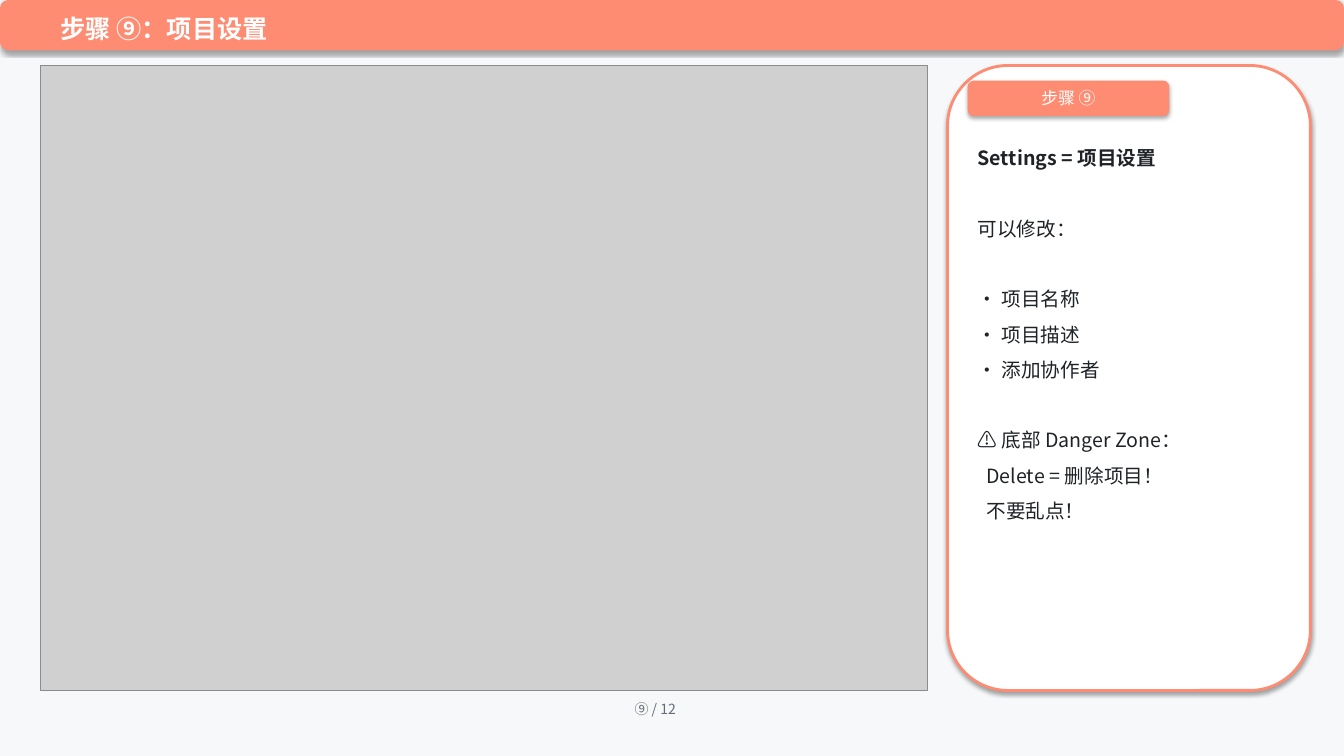
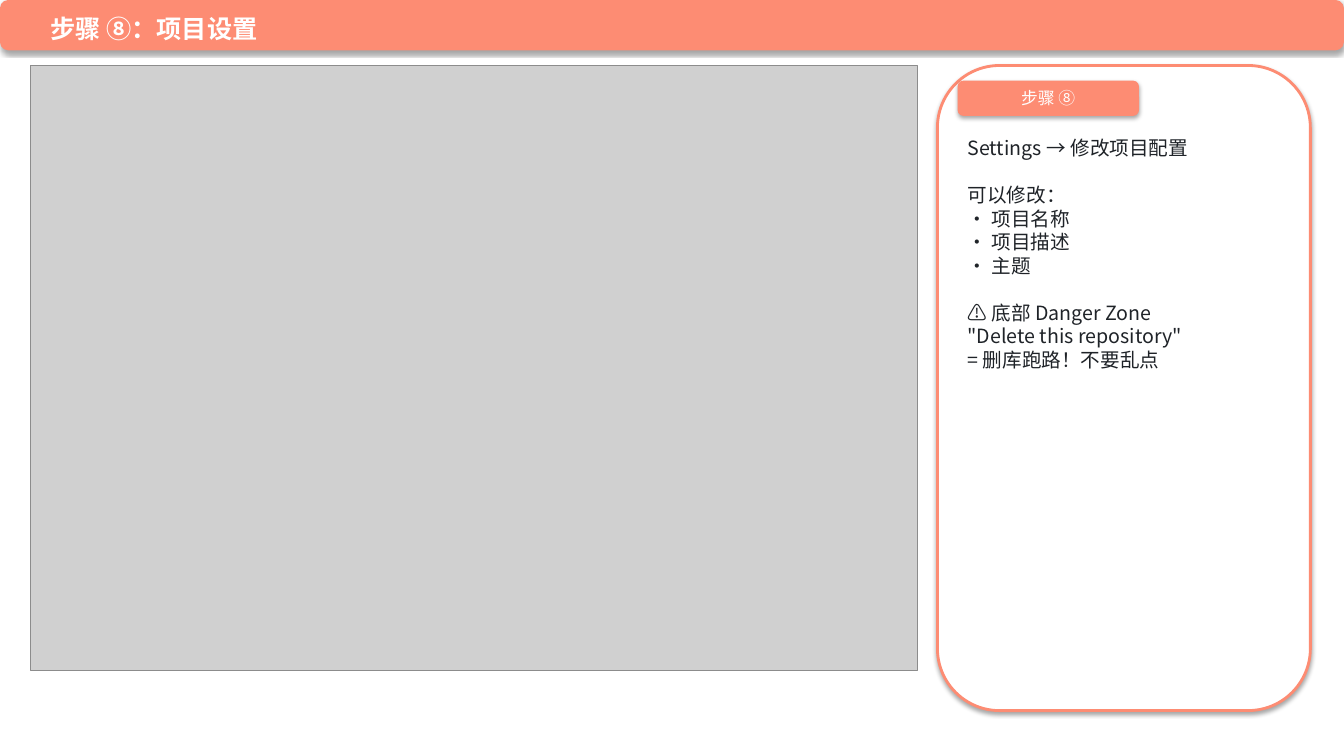
Before and after one commit to mmm1111lhc/keyword-magnifier, a slide deck: slide 9 of GitHub上传教程.pptx (slide 10 before the commit). Drawn at 1344x756 pixels with LibreOffice and Linux fonts; fonts in the diff are those of the drawing; grey boxes stand for pictures. Boxes give left, top, right and bottom in pixels: in the first picture for what was removed or moved away, otherwise in the second. Text is boxed around its words. In the diff, an @@ line names an element or a change of style, - is before the commit and + after.

```diff
--- a/GitHub上传教程.pptx
+++ b/GitHub上传教程.pptx
@@ background #F6F8FA to #FFFFFF @@
@@ text at [50, 16, 257, 40]: text changed @@
-步骤 ⑨：项目设置
+步骤 ⑧：项目设置
@@ picture: place and size @@
-picture at [40, 66, 928, 691]
+picture at [30, 66, 918, 670]
@@ rounded rectangle: place and size @@
-rounded rectangle at [948, 66, 1311, 691]
+rounded rectangle at [938, 66, 1311, 711]
@@ rounded rectangle "步骤 ⑧": place and size @@
-rounded rectangle "步骤 ⑧" at [968, 81, 1170, 116]
+rounded rectangle "步骤 ⑧" at [958, 81, 1139, 116]
@@ text in rounded rectangle at [1021, 90, 1075, 106]: text changed @@
-步骤 ⑨
+步骤 ⑧
@@ text at [968, 138, 1188, 369]: text changed; bold off @@
-Settings = 项目设置
+Settings → 修改项目配置
+可以修改：
+• 项目名称
+• 项目描述
+• 主题
+⚠️ 底部 Danger Zone
+"Delete this repository"
+= 删库跑路！不要乱点
@@ text removed at [978, 219, 1076, 238] @@
-可以修改：
@@ text removed at [1002, 289, 1081, 308] @@
-• 项目名称
@@ text removed at [1002, 325, 1081, 344] @@
-• 项目描述
@@ text removed at [1002, 360, 1100, 379] @@
-• 添加协作者
@@ text removed at [1002, 430, 1182, 452] @@
-⚠️ 底部 Danger Zone：
@@ text removed at [986, 466, 1163, 485] @@
-Delete = 删除项目！
@@ text removed at [986, 501, 1084, 520] @@
-不要乱点！
@@ text removed at [635, 702, 676, 715] @@
-⑨ / 12
```
Also in this commit, not shown: 6 other slides changed, 7 slides added, 6 slides removed, 45 other files.
